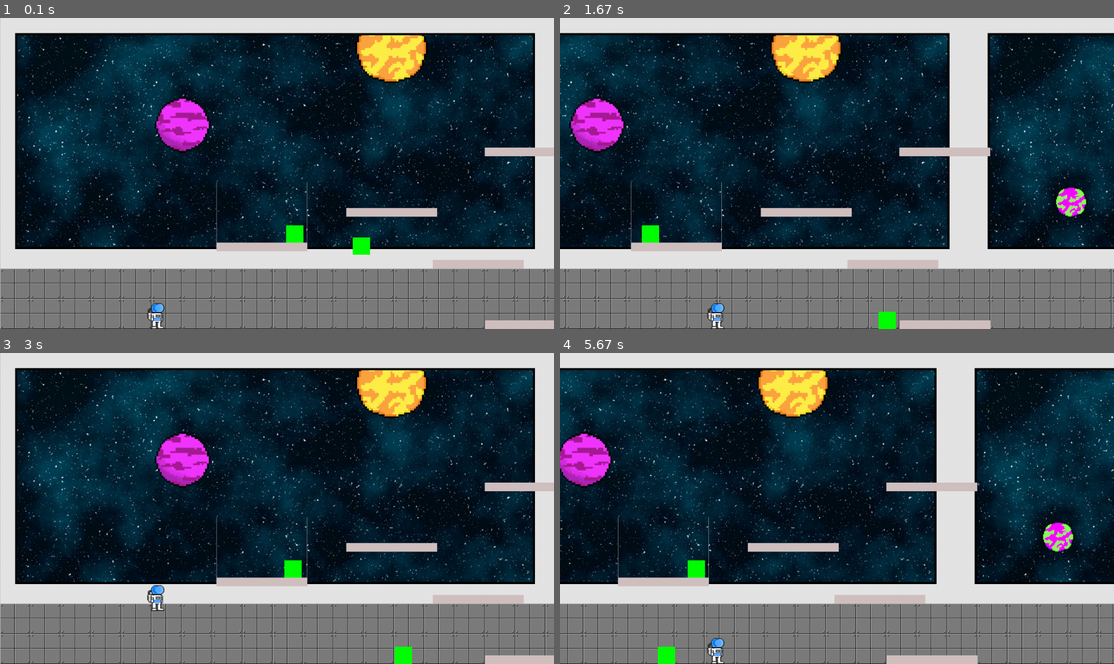
Above: before the commit, frames 1-4 (two rows, left to right).
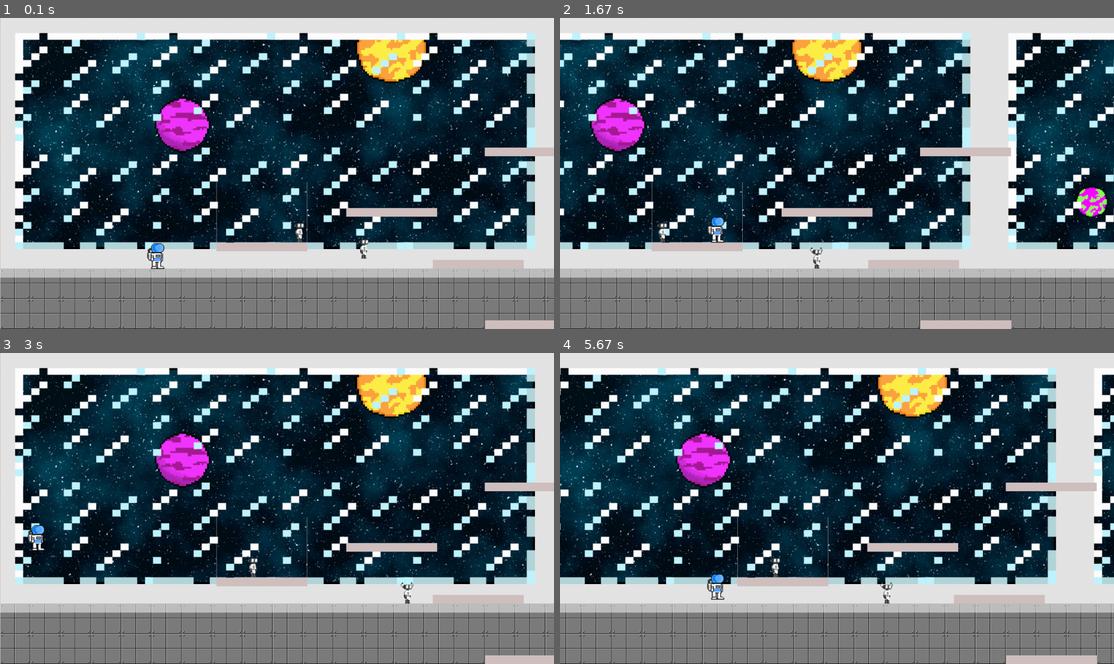
Above: after the commit, the same moments.

Repository: FlyingEwok/pygameRST
Game: pygame game, started from game.py
The game is run twice, just before and just after one commit, with the same random seed, the same clock (stepped at 60 frames per second) and the same inputs.
Inputs:
- Up to frame 1 (0.1 s): no input
- Up to frame 2 (1.67 s): hold Right 0.33-0.8 s; hold Up 0.83-1.13 s; hold Right 1.17-1.63 s
- Up to frame 3 (3 s): hold Left 1.67-2.2 s; hold Left 2.23-2.63 s; hold Up from 2.67 s (still down)
- Up to frame 4 (5.67 s): release Up at 3.03 s; hold Right 3.07-3.7 s; hold Left 3.73-4.2 s; hold Right 4.23-4.7 s; hold Up 4.73-5.03 s; hold Right 5.07-5.53 s; hold Left from 5.57 s (still down)

The runs differ from the first frame. In frame 1, 15% of the frame differs, in the area x 0-100%, y 4-100%; in frame 2, 34%; in frame 3, 15%; in frame 4, 48%.

Commit message:
set up floor collision

Diff:
--- a/enemyclass.py
+++ b/enemyclass.py
@@ -17,10 +17,11 @@
 
         # Create an image of the block, and fill it with a color.
         # This could also be an image loaded from the disk.
-        width = 40
-        height = 40
-        self.image = pygame.Surface([width, height])
-        self.image.fill(rgbColours.GREEN)
+        # width = 40
+        # height = 40
+        # self.image = pygame.Surface([width, height])
+        # self.image.fill(rgbColours.GREEN)
+        self.image = pygame.image.load('images/RobotEnemy1.png')
 
         # Set a referance to the image rect.
         self.rect = self.image.get_rect()
@@ -52,9 +53,10 @@
 
         for block in block_hit_list:
             # If we are moving right,
-            # set our right side to the left side of the item we hit
+            # change movement direction to left
             if self.change_x > 0:
                 self.change_x = -2
+                self.rect.x -= 1
             elif self.change_x < 0:
                 # Otherwise if we are moving left, do the opposite.
                 self.change_x = 2
@@ -64,6 +66,11 @@
 
         # Check and see if we hit anything
         block_hit_list = pygame.sprite.spritecollide(self, self.level.platform_list, False)
+        block_hit_list1 = pygame.sprite.spritecollide(self, self.level.floor_list, False)
+
+        for x in block_hit_list1:
+            block_hit_list.append(x)
+
         for block in block_hit_list:
 
             # Reset our position based on the top/bottom of the object.
--- /dev/null
+++ b/invisableFloor.py
@@ -0,0 +1,16 @@
+import pygame
+import rgbColours
+
+# floor for player to collide with
+class Floor(pygame.sprite.Sprite):
+    """ Platform the user can jump on """
+
+    def __init__(self, width, height):
+        """ Platform constructor. Assumes constructed with user passing in
+            an array of 5 numbers like what's defined at the top of this code.
+            """
+        super().__init__()
+        # pylint: disable=no-member
+        self.image = pygame.Surface([width, height], pygame.SRCALPHA)
+        self.image.fill(rgbColours.TRANSPARENT)
+        self.rect = self.image.get_rect()
--- a/level1class.py
+++ b/level1class.py
@@ -14,13 +14,13 @@
 
         # Players x and y position
         playerStartX = 340
-        playerStartY = self.screenHeight - self.player.rect.height
+        playerStartY = 570
 
         # place player
         self.placePlayer(playerStartX, playerStartY)
 
         # Create background
-        self.background = pygame.image.load('images/SpaceBackground.png')
+        self.background = pygame.image.load('images/SpaceBackgroundWithGlass.png')
 
         # Array with width, height, x, and y of platform
         self.levelPlatform =[
@@ -37,6 +37,10 @@
                  [1, 140, 709, 380]
                  ]
 
+        self.levelFloor = [
+                 [3840, 20, 0, 581]
+                 ]
+
         self.enemyList = [
                 [800, 500],
                 [666, 500]
@@ -44,6 +48,7 @@
 
         self.addPlatforms(self.levelPlatform)
         self.addHitmarker(self.levelHitMarker)
+        self.addFloor(self.levelFloor)
         self.addEnemy(self.enemyList)
 
     def __init__(self, player):
--- a/level2class.py
+++ b/level2class.py
@@ -13,7 +13,7 @@
 
         ## Players x and y position
         playerStartX = 340
-        playerStartY = self.screenHeight - self.player.rect.height
+        playerStartY = 570
 
         # place player
         self.placePlayer(playerStartX, playerStartY)
--- a/levelclass.py
+++ b/levelclass.py
@@ -3,6 +3,7 @@
 import enemyclass
 import platformclass
 import invisablehitmarkerclass
+import invisableFloor
 
 class Level():
     """ This is a generic super-class used to define a level.
@@ -14,6 +15,7 @@
         platforms collide with the player. """
         self.platform_list = pygame.sprite.Group()
         self.hitmarker_list = pygame.sprite.Group()
+        self.floor_list = pygame.sprite.Group()
         self.enemy_list = pygame.sprite.Group()
         self.player_list = pygame.sprite.Group()
         self.player_list.add(self.player)
@@ -28,6 +30,8 @@
             self.platform_list.remove(platform)
         for hitmarker in self.hitmarker_list:
             self.hitmarker_list.remove(hitmarker)
+        for floor in self.floor_list:
+            self.floor_list.remove(floor)
         for enemy in self.enemy_list:
             self.enemy_list.remove(enemy)
         for player in self.player_list:
@@ -47,6 +51,7 @@
         """ Update everything in this level."""
         self.platform_list.update()
         self.hitmarker_list.update()
+        self.floor_list.update()
         self.enemy_list.update()
         self.player_list.update()
 
@@ -60,6 +65,7 @@
         # Draw all the sprite lists that we have
         self.platform_list.draw(screen)
         self.hitmarker_list.draw(screen)
+        self.floor_list.draw(screen)
         self.enemy_list.draw(screen)
         self.player_list.draw(screen)
 
@@ -90,11 +96,14 @@
             for marker in self.hitmarker_list:
                 marker.rect.x += shift_x
 
+            for floor in self.floor_list:
+                floor.rect.x += shift_x
+
             for enemy in self.enemy_list:
                 enemy.rect.x += shift_x
 
     def addPlatforms(self, levelPlatform):
-        # Go through the array above and add platforms
+        # Go through the array above and add objects
         for platform in levelPlatform:
             block = platformclass.Platform(platform[0], platform[1])
             block.rect.x = platform[2]
@@ -117,6 +126,14 @@
             enemy1.rect.y = enemy[1]
             self.enemy_list.add(enemy1)
 
+    def addFloor(self, levelFloor):
+        for floor in levelFloor:
+            block = invisableFloor.Floor(floor[0], floor[1])
+            block.rect.x = floor[2]
+            block.rect.y = floor[3]
+            block.player = self.player
+            self.floor_list.add(block)
+
     def placePlayer(self, x, y):
         # Place player
         self.player.rect.x = x
--- a/main.py
+++ b/main.py
@@ -36,8 +36,6 @@
     current_level = level_list[current_level_no]
 
     player.level = current_level
-
-
 
 
     # Loop until the user clicks the close button.
--- a/playerclass.py
+++ b/playerclass.py
@@ -51,6 +51,11 @@
 
         # Check and see if we hit anything
         block_hit_list = pygame.sprite.spritecollide(self, self.level.platform_list, False)
+        block_hit_list1 = pygame.sprite.spritecollide(self, self.level.floor_list, False)
+
+        for x in block_hit_list1:
+            block_hit_list.append(x)
+
         for block in block_hit_list:
 
             # Reset our position based on the top/bottom of the object.
@@ -89,11 +94,19 @@
         # Move down 2 pixels because it doesn't work well if we only move down 1
         # when working with a platform moving down.
         self.rect.y += 2
-        platform_hit_list = pygame.sprite.spritecollide(self, self.level.platform_list, False)
+        #platform_hit_list = pygame.sprite.spritecollide(self, self.level.platform_list, False)
+
+
+        block_hit_list = pygame.sprite.spritecollide(self, self.level.platform_list, False)
+        block_hit_list1 = pygame.sprite.spritecollide(self, self.level.floor_list, False)
+
+        for x in block_hit_list1:
+            block_hit_list.append(x)
+
         self.rect.y -= 2
 
         # If it is ok to jump, set our speed upwards
-        if len(platform_hit_list) > 0 or self.rect.bottom >= main.SCREEN_HEIGHT:
+        if len(block_hit_list) > 0 or self.rect.bottom >= main.SCREEN_HEIGHT:
             self.change_y = -10
 
     def die(self):
